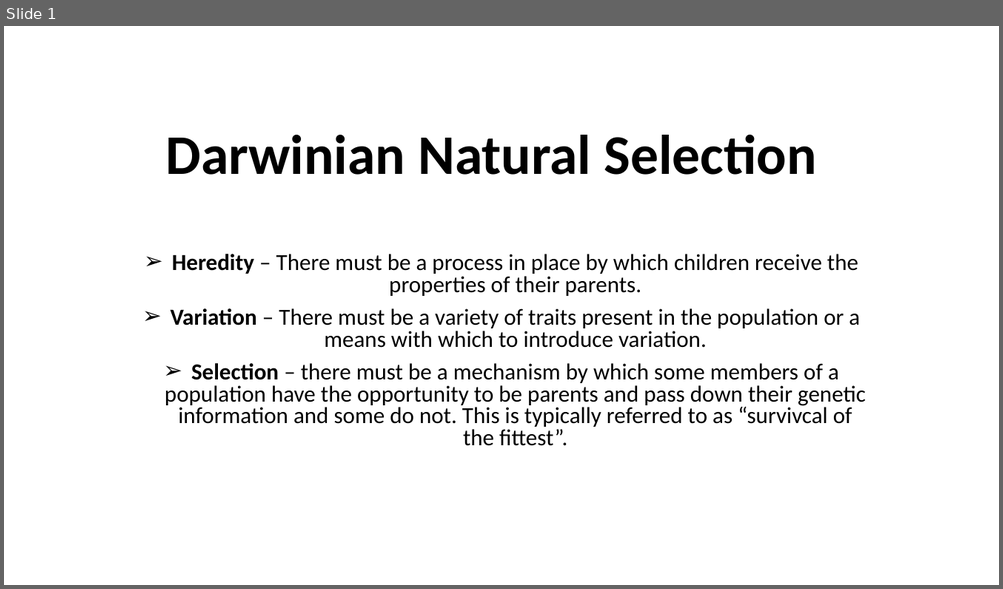
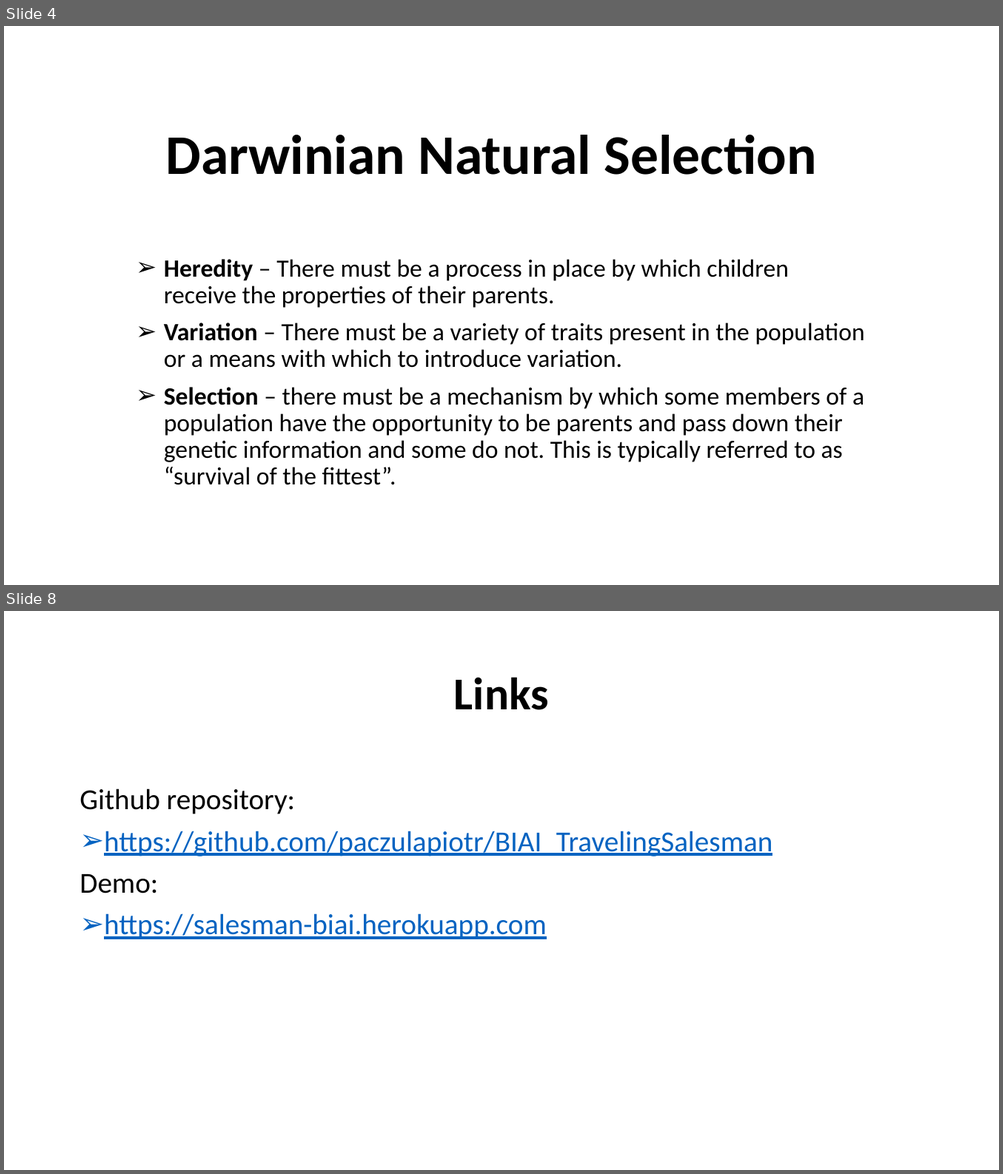
Before and after one commit to paczulapiotr/BIAI_TravelingSalesman, a slide deck: documentation/TravelingSalesman.pptx. Shown one above the other, each under a label of ours: slide 1 before the commit, slides 4 and 8 after it; the slides between them are not shown. The pictures are 1003x589 and 1003x1174 pixels, drawn with LibreOffice and Linux fonts; fonts in the diff are those of the drawing. Boxes give left, top, right and bottom in pixels: in the first picture for what was removed or moved away, otherwise in the second. Text is boxed around its words. In the diff, an @@ line names an element or a change of style, - is before the commit and + after.

```diff
--- a/documentation/TravelingSalesman.pptx
+++ b/documentation/TravelingSalesman.pptx
@@ slide 8 added at bbox=[4, 611, 999, 1170], background #FFFFFF @@
@@ title added at bbox=[454, 677, 549, 710], 44 pt, text #000000, bold @@
+Links
@@ text added at bbox=[79, 789, 772, 940], 28 pt, text #0563C1, underline @@
+Github repository:
+➢ https://github.com/paczulapiotr/BIAI_TravelingSalesman
+Demo:
+➢ https://salesman-biai.herokuapp.com
@@ what was slide 1 is now slide 4 @@
@@ slide 4 changed as well @@
@@ subtitle at bbox=[164, 259, 865, 368]: size 22.2 to 24 pt in "Heredity – There must be a process ...", "Variation – There must be a variety ..."; alignment centre to left; line spacing 0.8 to 0.9 @@
@@ subtitle at bbox=[164, 387, 864, 486]: text changed; size 22.2 to 24 pt @@
-➢ Selection – there must be a mechanism by which some members of a population have the opportunity to be parents and pass down their genetic information and some do not. This is typically referred to as “survivcal of the fittest”.
+➢ Selection – there must be a mechanism by which some members of a population have the opportunity to be parents and pass down their genetic information and some do not. This is typically referred to as “survival of the fittest”.
```
Also in this commit, not shown: 6 other slides added, 1 other file.
